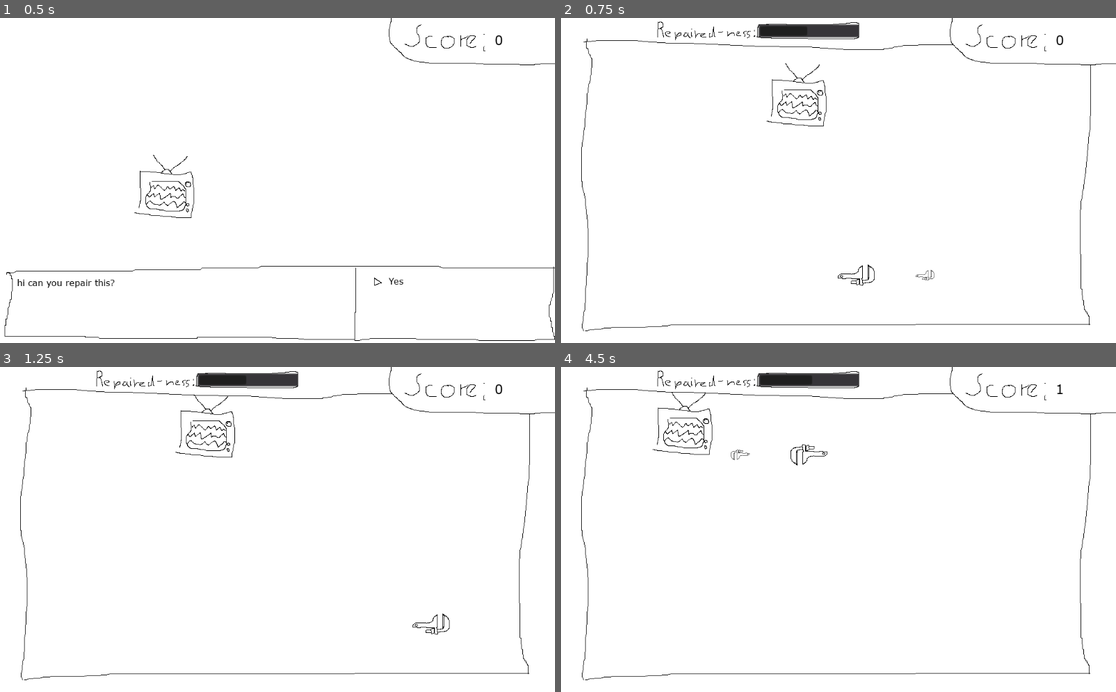
Above: before the commit, frames 1-4 (two rows, left to right).
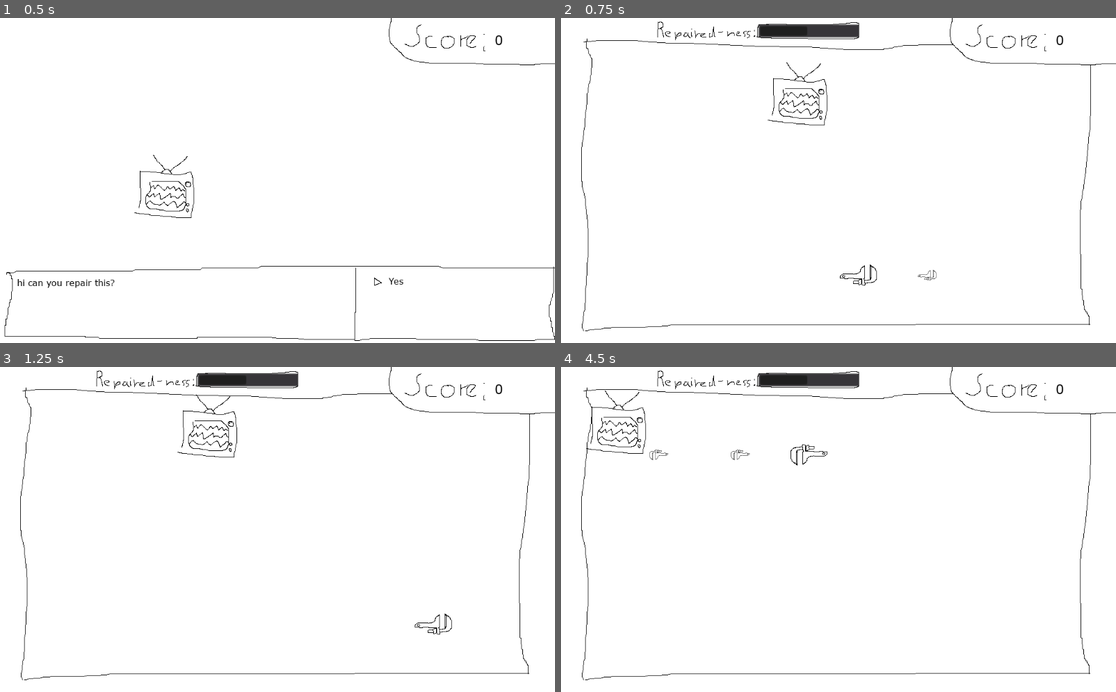
Above: after the commit, the same moments.

Repository: montinevra/repair_anything
Game: Godot game, scene res://scenes/Main.tscn
The game is run twice, just before and just after one commit, with the same random seed, the same clock (stepped at 60 frames per second) and the same inputs.
Inputs:
- Up to frame 1 (0.5 s): no input
- Up to frame 2 (0.75 s): tap Enter (ui_accept) at 0.5 s; hold Right (move_right) from 0.53 s (still down); tap Space (shoot) at 0.6 s
- Up to frame 3 (1.25 s): keep holding Right (move_right); tap Enter (ui_accept) at 0.77 s
- Up to frame 4 (4.5 s): release Right (move_right) at 1.28 s; hold Down (move_down) 1.28-2.03 s; tap Space (shoot) every 0.75 s from 1.35 to 4.35 s; tap Enter (ui_accept) at 1.52, 3.02, 3.77 s; hold Right (move_right) 2.03-2.78 s; hold Up (move_up) 2.78-3.53 s; hold Left (move_left) from 3.53 s (still down)

Frame 1 is identical in both runs. In frame 2, 0.8% of the frame differs, in the area x 36-68%, y 13-83%; in frame 3, 0.6%; in frame 4, 0.8%, in the area x 4-91%, y 2-29%.

Commit message:
back room leaves scene tree instead of freeing

Diff:
--- /dev/null
+++ b/scenes/Continue.gd
@@ -0,0 +1,4 @@
+extends Node2D
+
+func _enter_tree():
+	hide()
--- /dev/null
+++ b/scenes/DialogPopup.gd
@@ -0,0 +1,4 @@
+extends Sprite
+
+func _enter_tree():
+	hide()
--- a/scenes/Enemy.tscn
+++ b/scenes/Enemy.tscn
@@ -1,13 +1,15 @@
-[gd_scene load_steps=3 format=2]
+[gd_scene load_steps=4 format=2]
 
 [ext_resource path="res://graphics/repairables/TvBroken.png" type="Texture" id=1]
 [ext_resource path="res://scripts/Enemy.gd" type="Script" id=2]
+[ext_resource path="res://scenes/EnemySprite.gd" type="Script" id=3]
 
 [node name="Enemy" type="KinematicBody2D"]
 script = ExtResource( 2 )
 
 [node name="EnemySprite" type="Sprite" parent="."]
 texture = ExtResource( 1 )
+script = ExtResource( 3 )
 __meta__ = {
 "_edit_lock_": true
 }
--- /dev/null
+++ b/scenes/EnemySprite.gd
@@ -0,0 +1,7 @@
+extends Sprite
+
+const M_BROKE_TEXTURE = preload("res://graphics/repairables/TvBroken.png")
+
+
+func _enter_tree():
+	set_texture(M_BROKE_TEXTURE)
--- a/scenes/StoreBack.tscn
+++ b/scenes/StoreBack.tscn
@@ -9,6 +9,8 @@
 [ext_resource path="res://fonts/verdana.ttf" type="DynamicFontData" id=7]
 [ext_resource path="res://graphics/DialogPopup.png" type="Texture" id=8]
 [ext_resource path="res://scripts/StoreBack.gd" type="Script" id=9]
+[ext_resource path="res://scenes/DialogPopup.gd" type="Script" id=10]
+[ext_resource path="res://scenes/Continue.gd" type="Script" id=11]
 
 [sub_resource type="CanvasItemMaterial" id=1]
 
@@ -63,6 +65,7 @@
 visible = false
 position = Vector2( 496, 299 )
 texture = ExtResource( 8 )
+script = ExtResource( 10 )
 __meta__ = {
 "_edit_lock_": true
 }
@@ -86,6 +89,7 @@
 [node name="Continue" type="Node2D" parent="UI/DialogPopup"]
 visible = false
 position = Vector2( 28, 58 )
+script = ExtResource( 11 )
 
 [node name="Graphic" type="Sprite" parent="UI/DialogPopup/Continue"]
 texture = ExtResource( 5 )
--- a/scripts/Enemy.gd
+++ b/scripts/Enemy.gd
@@ -20,9 +20,17 @@
 
 func _ready():
 	randomize()
-#	_m_last_pos = position
+
+
+func _enter_tree():
+	position = Vector2(450, 155)
+	_m_state = ACCELERATE
+	_m_cruise_time = 0
+	_m_repairedness = 0
+	_update_healthbar()
+	_m_direction = Vector2(0.0, 0.0)
+	_m_is_repaired = false
 	_get_new_target_dir()
-	pass # Replace with function body.
 
 
 func _process(delta):
--- a/scripts/Main.gd
+++ b/scripts/Main.gd
@@ -5,7 +5,7 @@
 const M_SCN_STORE_BACK = preload("res://scenes/StoreBack.tscn")
 var m_inst_store_front = M_SCN_STORE_FRONT.instance()
 var m_inst_store_back = M_SCN_STORE_BACK.instance()
-var m_player
+var m_player = m_inst_store_back.get_node("Player")
 var m_room = STORE_FRONT
 var m_repairables = []
 var m_score = 0
@@ -24,6 +24,7 @@
 	m_inst_store_front.connect("sig_job_accepted", self, "_go_back")
 	add_child(m_inst_store_front)
 
+
 func _process(t_delta):
 	match m_room:
 #		STORE_FRONT:
@@ -38,11 +39,12 @@
 #				remove_child(m_inst_store_front)
 		STORE_BACK:
 			if !m_inst_store_back.is_repairing():
-				m_inst_store_back.queue_free()
+				print("goind front")
+#				m_inst_store_back.queue_free()
 				m_room = STORE_FRONT
 				m_inst_store_front.connect("sig_job_accepted", self, "_go_back")
 				add_child(m_inst_store_front)
-#				remove_child(m_inst_store_back)
+				remove_child(m_inst_store_back)
 
 
 func _set_score(t_score):
@@ -59,9 +61,10 @@
 
 
 func _go_back():
+	print("going back")
 	m_room = STORE_BACK
-	m_inst_store_back = M_SCN_STORE_BACK.instance()
-	m_player = m_inst_store_back.get_node("Player")
+#	m_inst_store_back = M_SCN_STORE_BACK.instance()
+#	m_player = m_inst_store_back.get_node("Player")
 	m_player.connect("sig_hit_enemy", self, "add_score", [-2])
 	add_child(m_inst_store_back)
 	m_player.connect("sig_shot_fired", self, "_on_shot_fired")
@@ -70,8 +73,9 @@
 
 
 func _go_front():
-	m_inst_store_back.queue_free()
-	m_room = STORE_FRONT
+#	m_inst_store_back.queue_free()
+#	m_room = STORE_FRONT
+	pass
 
 
 func _on_shot_fired(t_bullet):
--- a/scripts/Player.gd
+++ b/scripts/Player.gd
@@ -6,15 +6,23 @@
 enum {TOOL_SELECT, REPAIRING, REPAIRED, BORKED, FINISHED}
 const BULLET = preload("res://scenes/Bullet.tscn")
 const RELOAD_TIME = 0.1
-var m_speed = 500
+const M_SPEED = 500
 var m_reloading = 0.0
 var m_invulnerable = .5
 var m_state = REPAIRING
 
 
+func _enter_tree():
+	position = Vector2(450, 475)
+	rotation = 0
+	m_reloading = 0.0
+	m_invulnerable = .5
+	m_state = REPAIRING
+
+
 func _process(delta):
 	if m_state == REPAIRING:
-		var velocity = m_speed * _get_direction()
+		var velocity = M_SPEED * _get_direction()
 
 		if velocity.length() > 0:
 			rotation = velocity.angle() + TAU/4
--- a/scripts/StoreBack.gd
+++ b/scripts/StoreBack.gd
@@ -4,7 +4,7 @@
 signal sig_go_front
 enum {REPAIRING, FINISHED}
 var m_is_repairing = true
-var m_parent = get_parent()
+#var m_parent = get_parent()
 var m_state = REPAIRING
 onready var m_enemy = get_node("Enemy")
 onready var m_enemy_sprite = get_node("Enemy/EnemySprite")
@@ -23,8 +23,13 @@
 	m_enemy.connect("sig_update_healthbar", self, "_update_healthbar")
 	m_enemy.connect("sig_fixed", self, "_fixed")
 	m_enemy.connect("sig_borked", self, "_borked")
+
+
+func _enter_tree():
+	m_state = REPAIRING
 	m_is_repairing = true
-#	m_enemy.get_node("Sprite")
+#	m_dialog.hide()
+#	m_dialog_continue.hide()
 
 
 func _process(delta):
--- a/scripts/StoreFront.gd
+++ b/scripts/StoreFront.gd
@@ -1,10 +1,10 @@
 extends Node
 
 signal sig_job_accepted
-var m_score = 0
+#var m_score = 0
 onready var m_dialog_customer = get_node("DialogCustomer")
 onready var m_dialog_player = get_node("DialogPlayer")
-onready var m_repairable_sprite = get_node("Bg/tv_broken")
+onready var m_repairable_sprite = get_node("Bg/TvBroken")
 #onready var m_score_label = get_node("Bg/Score/ScoreLabel")
 
 
Not shown: 1 places in scenes/StoreBack.tscn that only renumber resources
